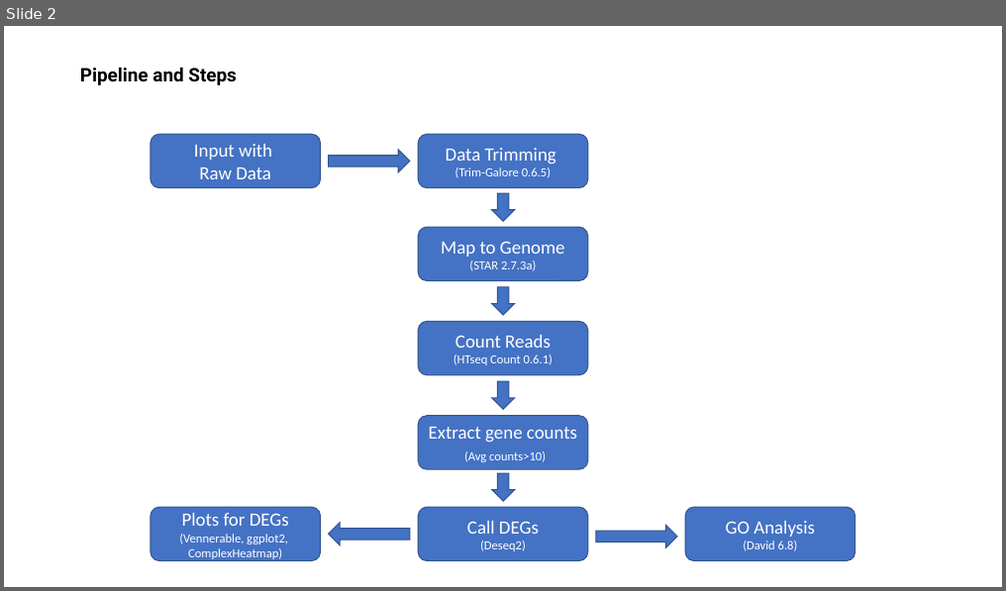
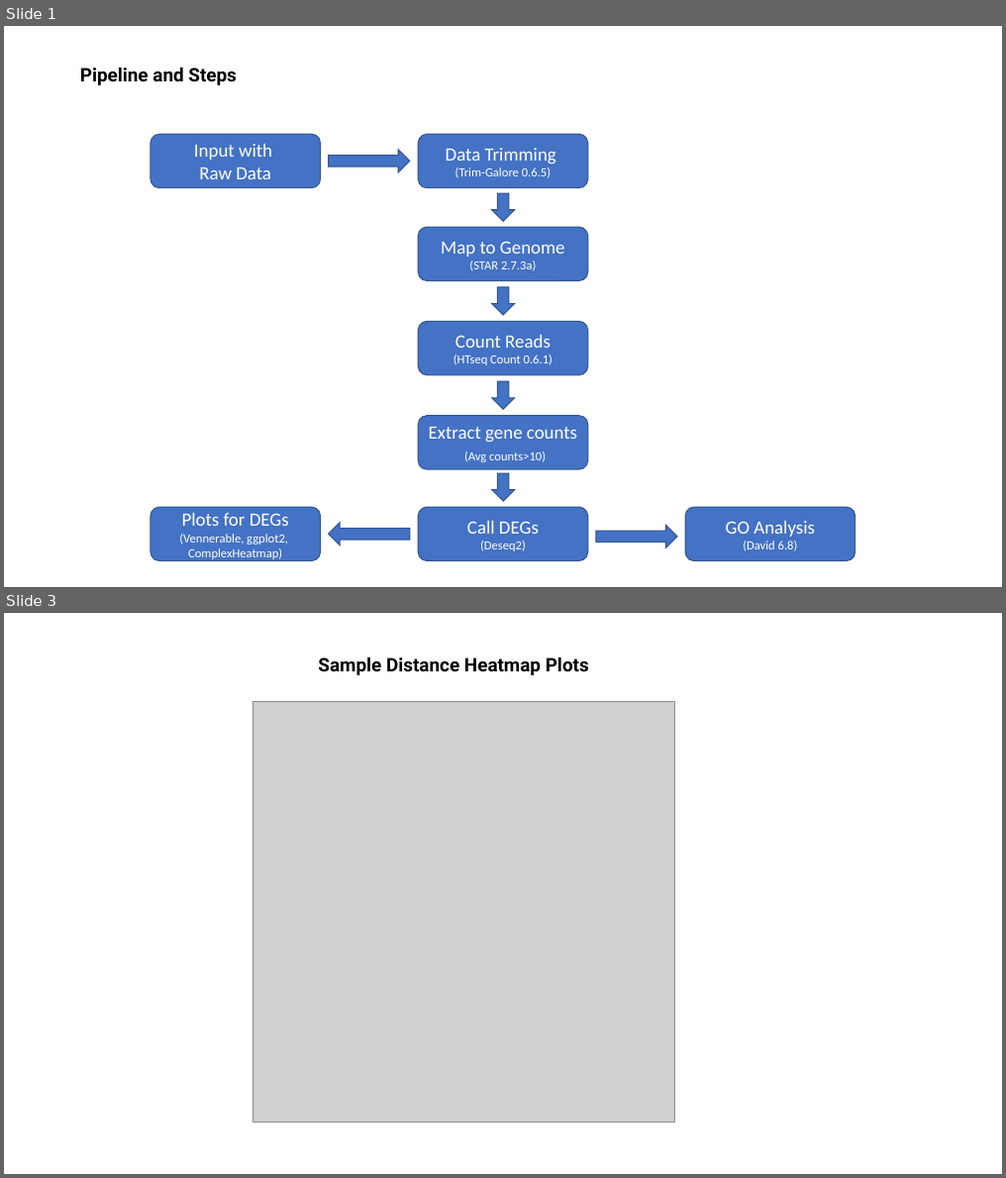
Before and after one commit to mikefeixu/RNA-Seq, a slide deck: Example of Plots.pptx. Shown one above the other, each under a label of ours: slide 2 before the commit, slides 1 and 3 after it; the slides between them are not shown. The pictures are 1006x591 and 1006x1178 pixels, drawn with LibreOffice and Linux fonts; fonts in the diff are those of the drawing; grey boxes stand for pictures. Boxes give left, top, right and bottom in pixels: in the first picture for what was removed or moved away, otherwise in the second. Text is boxed around its words. In the diff, an @@ line names an element or a change of style, - is before the commit and + after.

Commit message:
Updated the example plots.

```diff
--- a/Example of Plots.pptx
+++ b/Example of Plots.pptx
@@ slide 3 added at (x1=4, y1=613, x2=1002, y2=1174), background #FFFFFF @@
@@ text added at (x1=318, y1=657, x2=589, y2=675), 18 pt, text #000000, bold @@
+Sample Distance Heatmap Plots
@@ picture added at (x1=252, y1=702, x2=675, y2=1123) @@
@@ what was slide 2 is now slide 1 @@
```
Also in this commit, not shown: 5 slides changed, 1 other slide added, 2 slides removed.
